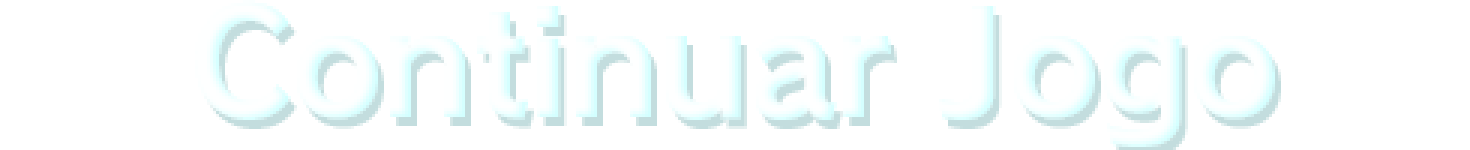
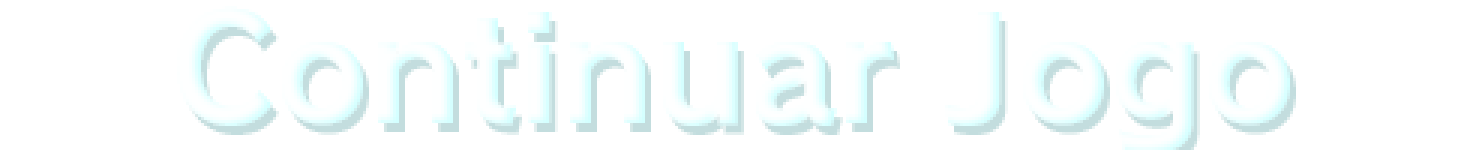
Layer changes from the first 1470×150 image to the second:
added layer "Continuar Jogo V2" above "Resume Game V2" over <box>177,6,1290,150</box>
hid "Continuar Jogo" over <box>195,0,1275,147</box>
